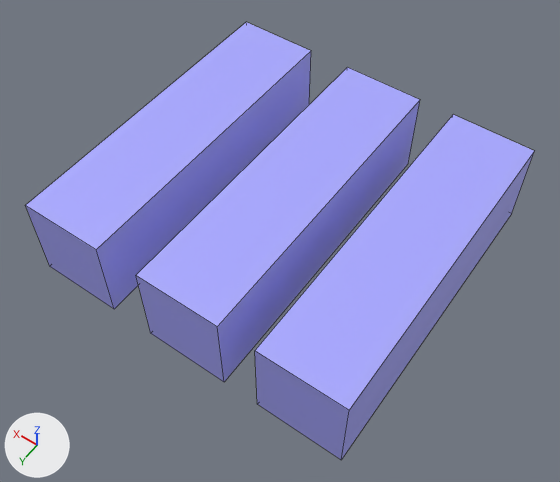
The FBX model KaroGame/KaroXNAGui/Content/cijfers/3.fbx as it was, and as the next commit left it.
Camera for both pictures: a camera (50 mm lens) standing at (-0.00173, 0.00913, 0.01004) and looking at (0.00263, 0.00303, 0.00045). The axes (+X, +Y, +Z) are drawn at lower left. The lights are the same throughout. Mesh edges are drawn as thin lines. Where no turn or scale is listed for an object, it has been applied to the vertices. Vertices at the same position are counted once.
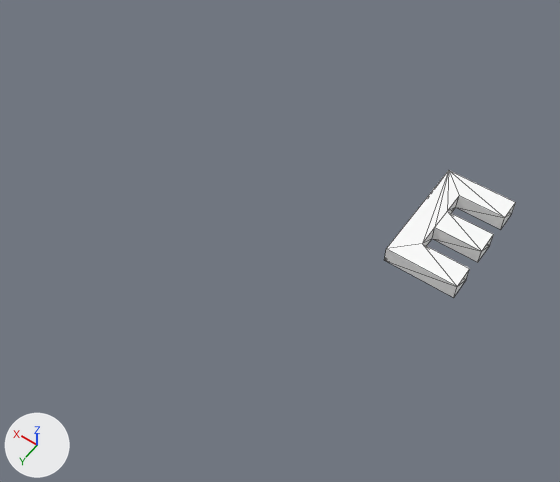
Diff of the bpy script that builds the scene:
```diff
--- a/KaroGame/KaroXNAGui/Content/cijfers/3.fbx.py
+++ b/KaroGame/KaroXNAGui/Content/cijfers/3.fbx.py
@@ mat_frontcolor @@
+mat_frontcolor = principled_material('FrontColor')
+mat_frontcolor.base_color = (1.0, 1.0, 1.0)  # white #ffffff
+mat_frontcolor.roughness = 0.553
@@ me_mesh1 @@
 # used by ob_mesh1; location = (0.0, 0.0, 0.0)
-me_mesh1.from_pydata(...)  # 8 vertices, 6 faces; spans x 0.0..0.0014, y 0.0..0.0053, z 0.0..0.0015
-me_mesh1.materials.append(mat_color_i03)  # blue #a9a9ff
+me_mesh1.from_pydata(...)  # 24 vertices, 44 faces; spans x 0.0..0.00125, y 0.0..0.00208, z 0.0..0.0003
+# me_mesh1 part 1
+# 7 vertices are removed from x 0.0..0.0014, y 0.0..0.0053, z 0.0..0.0015
+# 6 faces are deleted
+# 11 vertices are added at x 0.0..0.00125, y 0.0..0.00208, z 0.0
+# 12 new vertices lie (0.0, 0.0, 0.0003) away from vertices in x 0.0..0.00125, y 0.0..0.00208, z 0.0
+# 44 new faces join them
+me_mesh1.materials.append(mat_frontcolor)  # white #ffffff
@@ ob_mesh2 @@
-ob_mesh2 = bpy.data.objects.new('Mesh2', me_mesh2)
-ob_mesh2.location = (0.0, 0.0, 0.0)
@@ ob_mesh3 @@
-ob_mesh3 = bpy.data.objects.new('Mesh3', me_mesh3)
-ob_mesh3.location = (0.0, 0.0, 0.0)
```

Changed parts and their boxes (x1, y1, x2, y2) in the pictures (560 x 482 px):
'Mesh1', reshaped (52% narrower, 63% shorter)
    before: (255, 115, 534, 459)
    after: (384, 170, 516, 298)
'Mesh2', deleted (blue)
    before: (136, 67, 420, 382)
'Mesh3', deleted (blue)
    before: (26, 22, 311, 309)
